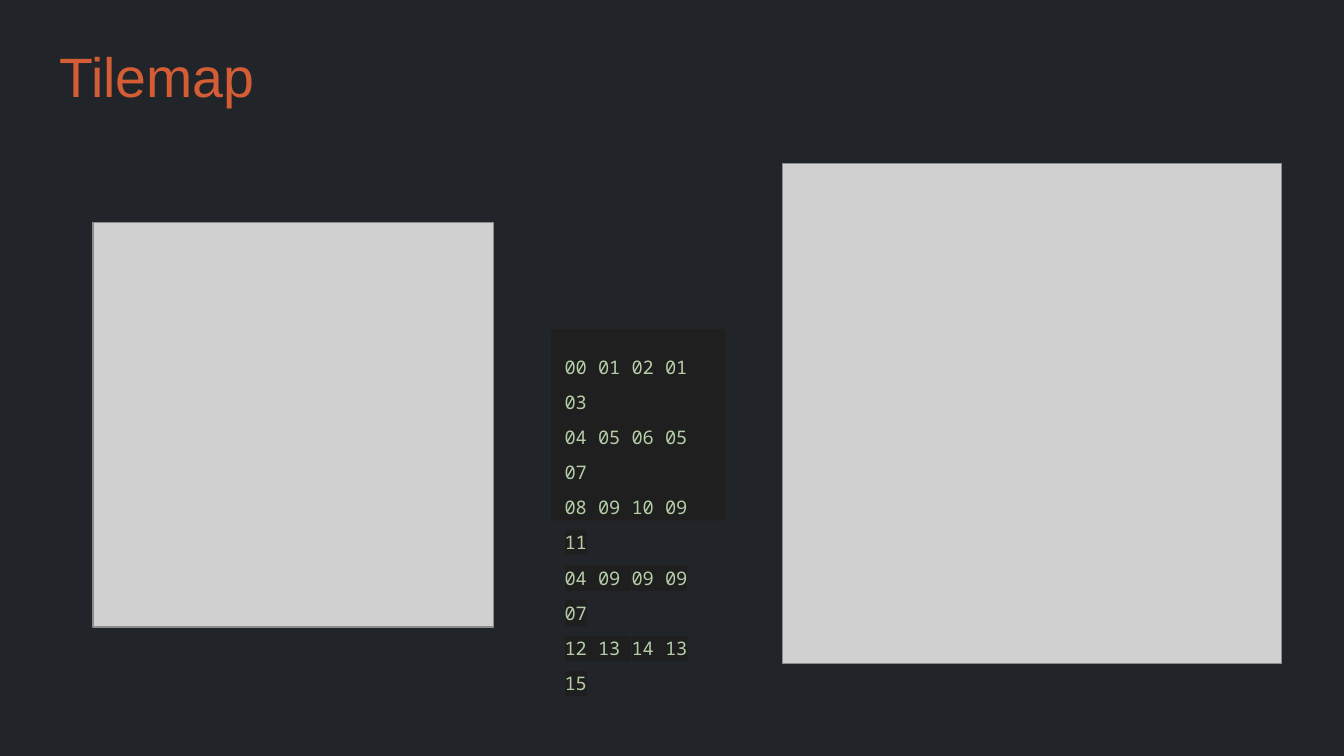
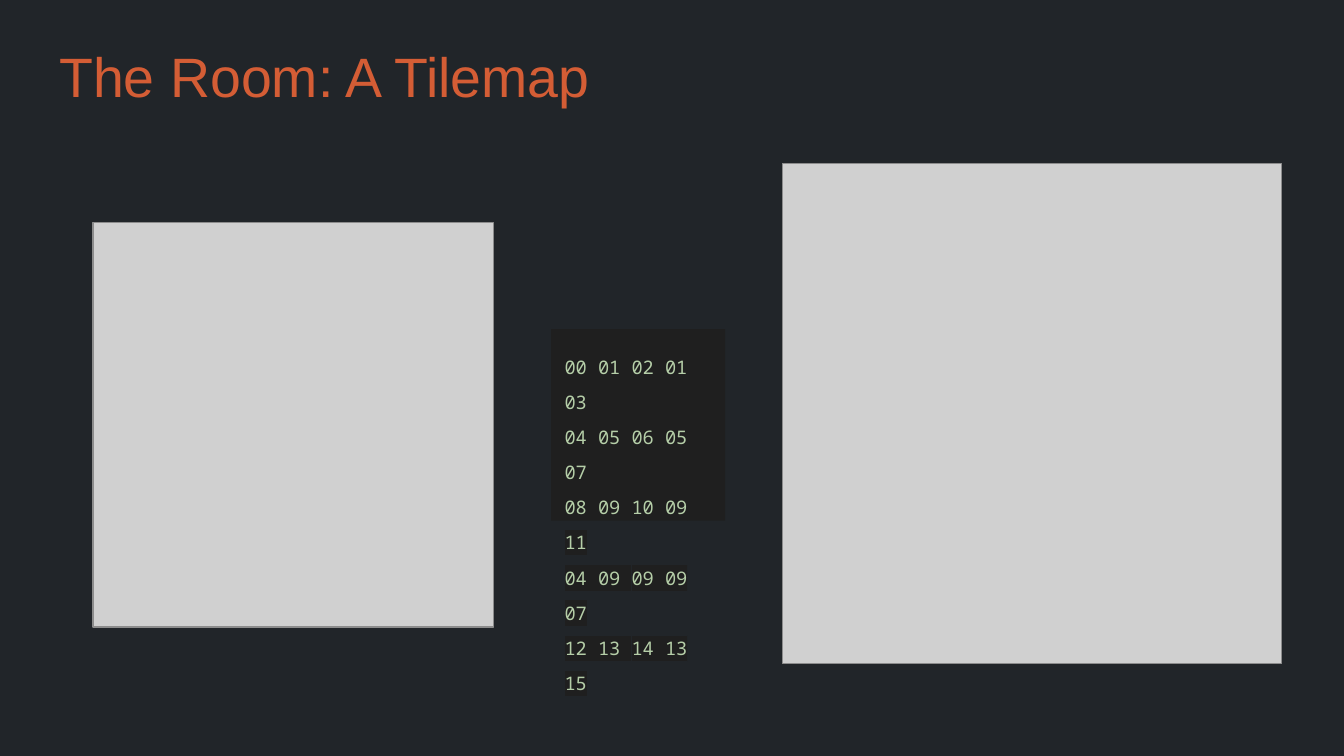
Before and after one commit to Metamate/gar, a slide deck: slide 17 of slides/03 Snake.pptx (slide 35 before the commit). Drawn at 1344x756 pixels with LibreOffice and Linux fonts; fonts in the diff are those of the drawing; grey boxes stand for pictures. Boxes give left, top, right and bottom in pixels: in the first picture for what was removed or moved away, otherwise in the second. Text is boxed around its words. In the diff, an @@ line names an element or a change of style, - is before the commit and + after.

```diff
--- a/slides/03 Snake.pptx
+++ b/slides/03 Snake.pptx
@@ title at box(59, 57, 589, 107): text changed @@
-Tilemap
+The Room: A Tilemap
```
Also in this commit, not shown: 9 other slides changed, 4 slides added, 11 slides removed, 2 other files.
